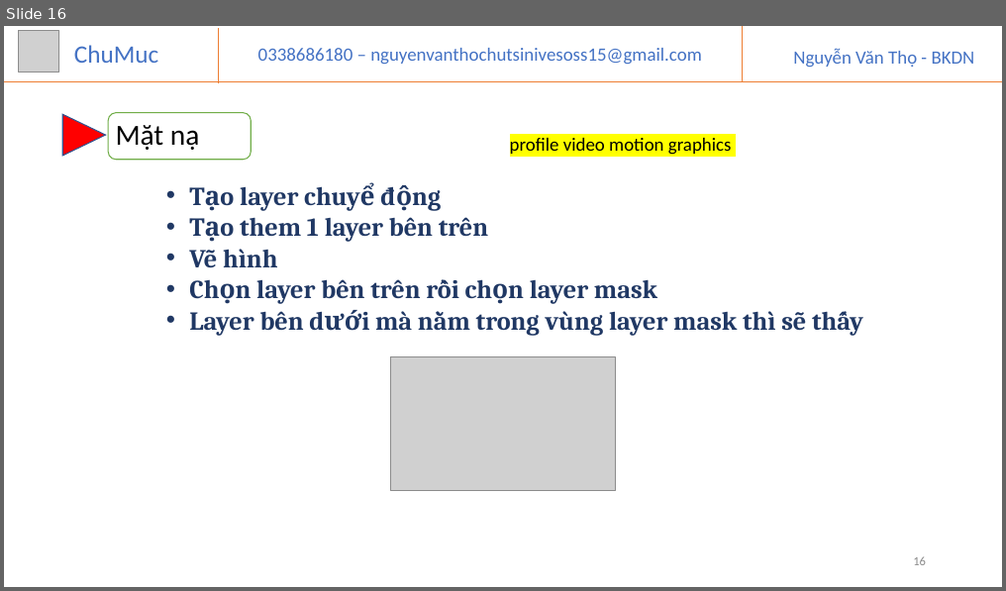
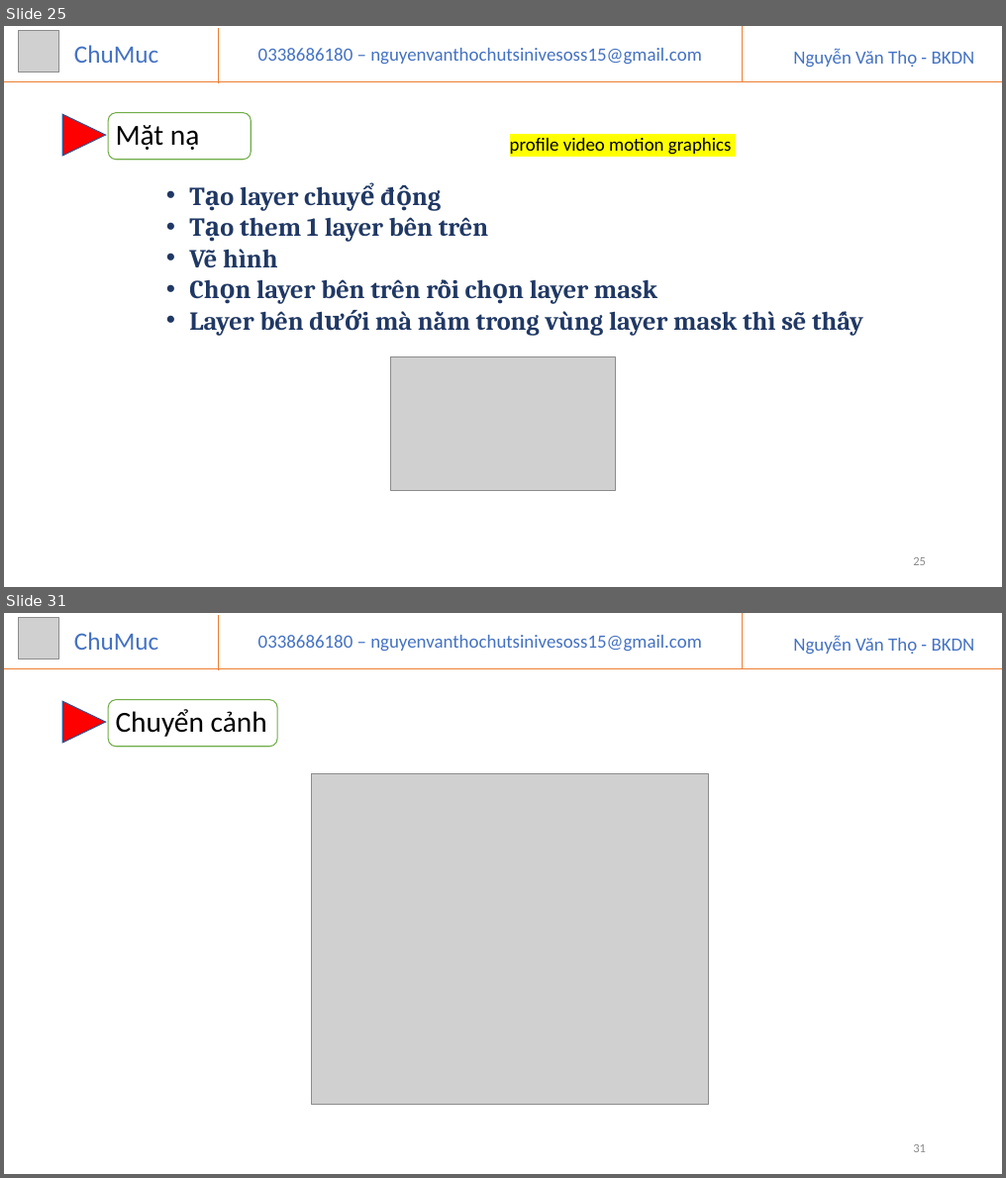
Before and after one commit to VANTHO15/phottoshop, a slide deck: PhoToShop.pptx. Shown one above the other, each under a label of ours: slide 16 before the commit, slides 25 and 31 after it; the slides between them are not shown. The pictures are 1006x591 and 1006x1178 pixels, drawn with LibreOffice and Linux fonts; fonts in the diff are those of the drawing; grey boxes stand for pictures. Boxes give left, top, right and bottom in pixels: in the first picture for what was removed or moved away, otherwise in the second. Text is boxed around its words. In the diff, an @@ line names an element or a change of style, - is before the commit and + after.

```diff
--- a/PhoToShop.pptx
+++ b/PhoToShop.pptx
@@ slide 31 added at (x1=4, y1=613, x2=1002, y2=1174), background #FFFFFF @@
@@ picture added at (x1=18, y1=618, x2=59, y2=659) @@
@@ text added at (x1=74, y1=632, x2=158, y2=650), 24 pt, text #4472C4 @@
+ChuMuc
@@ line added from (218, 615) to (218, 670), #ED7D31 0.5 pt @@
@@ text added at (x1=258, y1=635, x2=702, y2=651), 18 pt, text #4472C4 @@
+0338686180 – nguyenvanthochutsinivesoss15@gmail.com
@@ line added from (743, 613) to (743, 668), #ED7D31 0.5 pt @@
@@ text added at (x1=793, y1=635, x2=975, y2=654), 18 pt, text #4472C4 @@
+Nguyễn Văn Thọ - BKDN
@@ line added from (4, 668) to (1002, 668), #ED7D31 0.5 pt @@
@@ triangle added at (x1=62, y1=701, x2=105, y2=743), fill #FF0000, outline #325491 1 pt @@
@@ rounded rectangle added at (x1=108, y1=700, x2=277, y2=747), fill #FFFFFF, outline #70AD47 1 pt @@
@@ text added at (x1=116, y1=709, x2=267, y2=737), 28 pt, text #000000 @@
+Chuyển cảnh
@@ picture added at (x1=312, y1=774, x2=709, y2=1105) @@
@@ page number added at (x1=913, y1=1145, x2=926, y2=1153), 12 pt, text #8C8C8C @@
+31
@@ what was slide 16 is now slide 25 @@
@@ page number at (x1=913, y1=558, x2=926, y2=566): text changed @@
-16
+25
```
Also in this commit, not shown: 18 other slides added.
